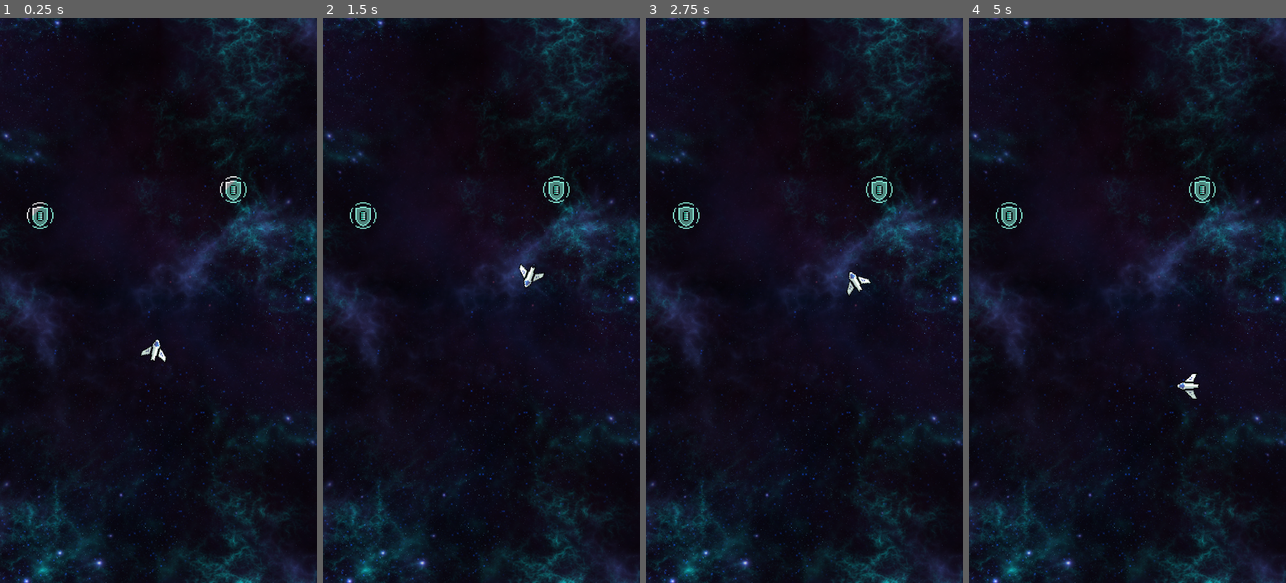
Above: before the commit, frames 1-4 (left to right).
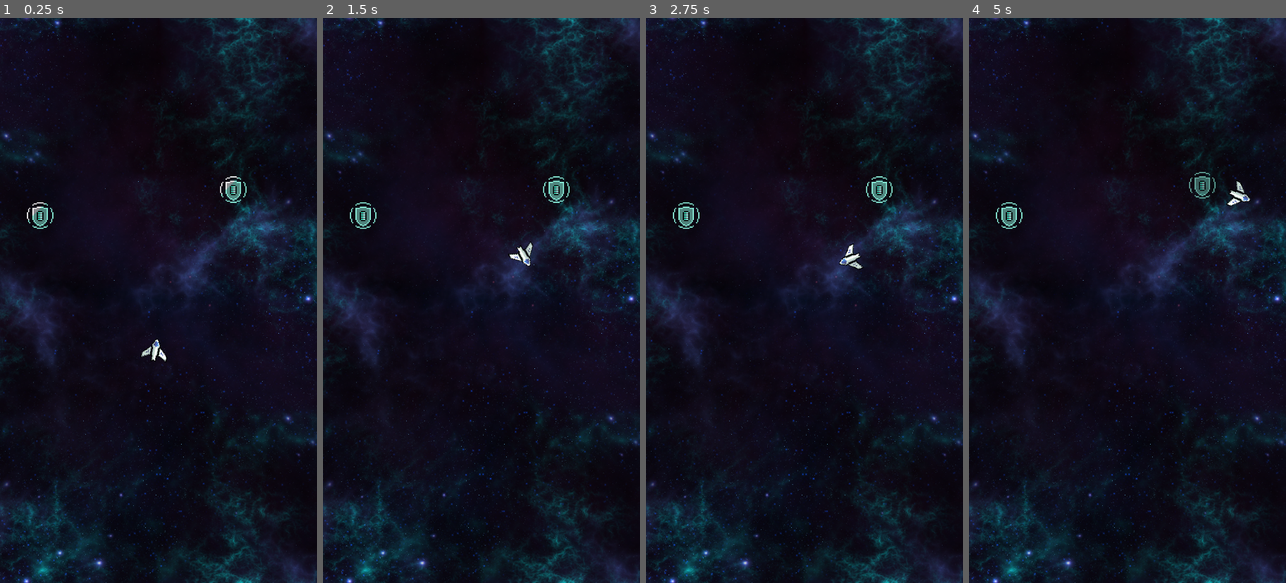
Above: after the commit, the same moments.

Repository: Alxlol/NeonSurge2
Game: Godot game, scene res://levels/level_1.tscn
The game is run twice, just before and just after one commit, with the same random seed, the same clock (stepped at 60 frames per second) and the same inputs.
Inputs:
- Up to frame 1 (0.25 s): no input
- Up to frame 2 (1.5 s): hold Space (Thrust) from 0.53 s (still down); tap Ctrl (Rotate) at 0.6, 1.35 s
- Up to frame 3 (2.75 s): release Space (Thrust) at 2.03 s; tap Ctrl (Rotate) at 2.1 s
- Up to frame 4 (5 s): tap Ctrl (Rotate) at 2.85, 3.6, 4.35 s; hold Space (Thrust) from 4.28 s (still down)

The runs differ from the first frame. In frame 1, less than 0.1% of the frame differs, in the area x 44-53%, y 56-61%; in frame 2, 0.3%; in frame 3, 0.3%; in frame 4, 0.5%, in the area x 65-89%, y 27-68%.

Commit message:
last commit from desktop

Diff:
--- a/characters/player/player.gd
+++ b/characters/player/player.gd
@@ -1,7 +1,7 @@
 extends RigidBody2D
 
 @export var rotate_speed = 0.75
-@export var thrust_speed = 550
+@export var thrust_speed = 700
 
 var player_sprite = null
 
--- /dev/null
+++ b/global/game_state.gd
@@ -0,0 +1,4 @@
+extends Node
+
+
+var variable_in_game_state = 4
--- /dev/null
+++ b/global/utils.gd
@@ -0,0 +1,11 @@
+extends Node
+
+
+# Called when the node enters the scene tree for the first time.
+func _ready():
+	pass # Replace with function body.
+
+
+# Called every frame. 'delta' is the elapsed time since the previous frame.
+func _process(delta):
+	pass
--- a/levels/level_1.gd
+++ b/levels/level_1.gd
@@ -1,11 +1 @@
 extends Node
-
-
-# Called when the node enters the scene tree for the first time.
-func _ready():
-	pass
-
-
-# Called every frame. 'delta' is the elapsed time since the previous frame.
-func _process(delta):
-	pass
--- a/levels/level_1.tscn
+++ b/levels/level_1.tscn
@@ -21,8 +21,6 @@
 
 [node name="player" parent="." instance=ExtResource("2_r7gce")]
 position = Vector2(282, 601)
-rotate_speed = 1.0
-thrust_speed = 600
 
 [node name="pickup" parent="." instance=ExtResource("3_nivon")]
 position = Vector2(73, 358)
--- a/project.godot
+++ b/project.godot
@@ -13,6 +13,11 @@
 config/name="NeonSurge2"
 run/main_scene="res://levels/level_1.tscn"
 config/features=PackedStringArray("4.2", "Mobile")
+
+[autoload]
+
+GameState="*res://global/game_state.gd"
+Utils="*res://global/utils.gd"
 
 [display]
 
